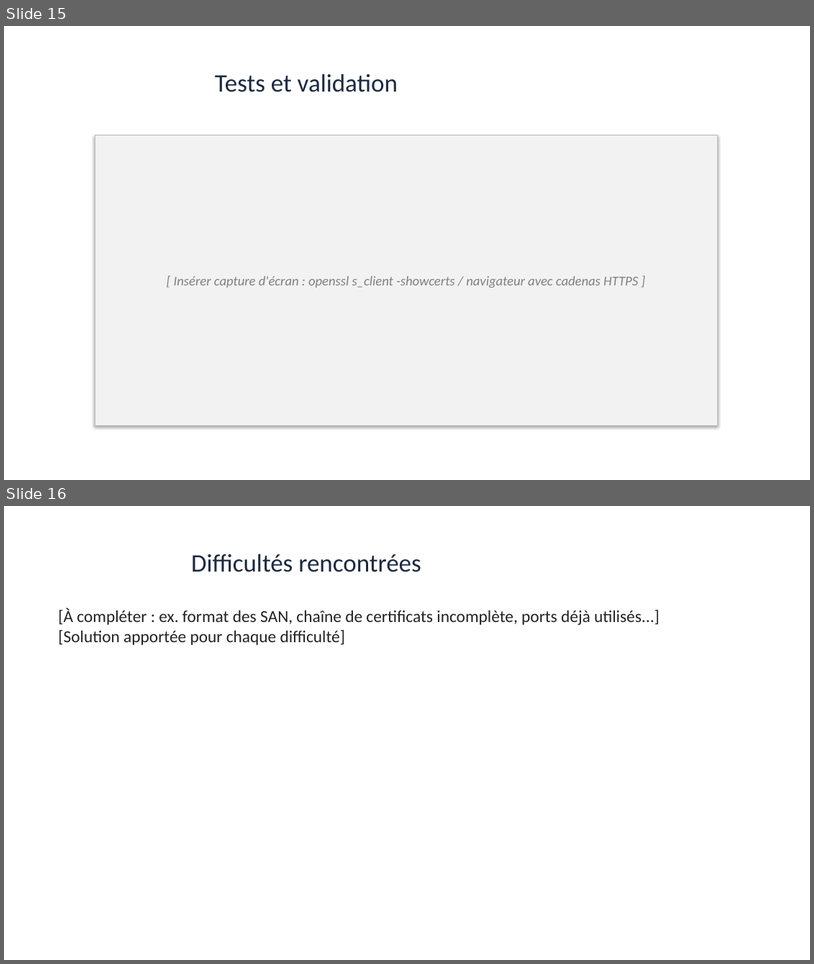
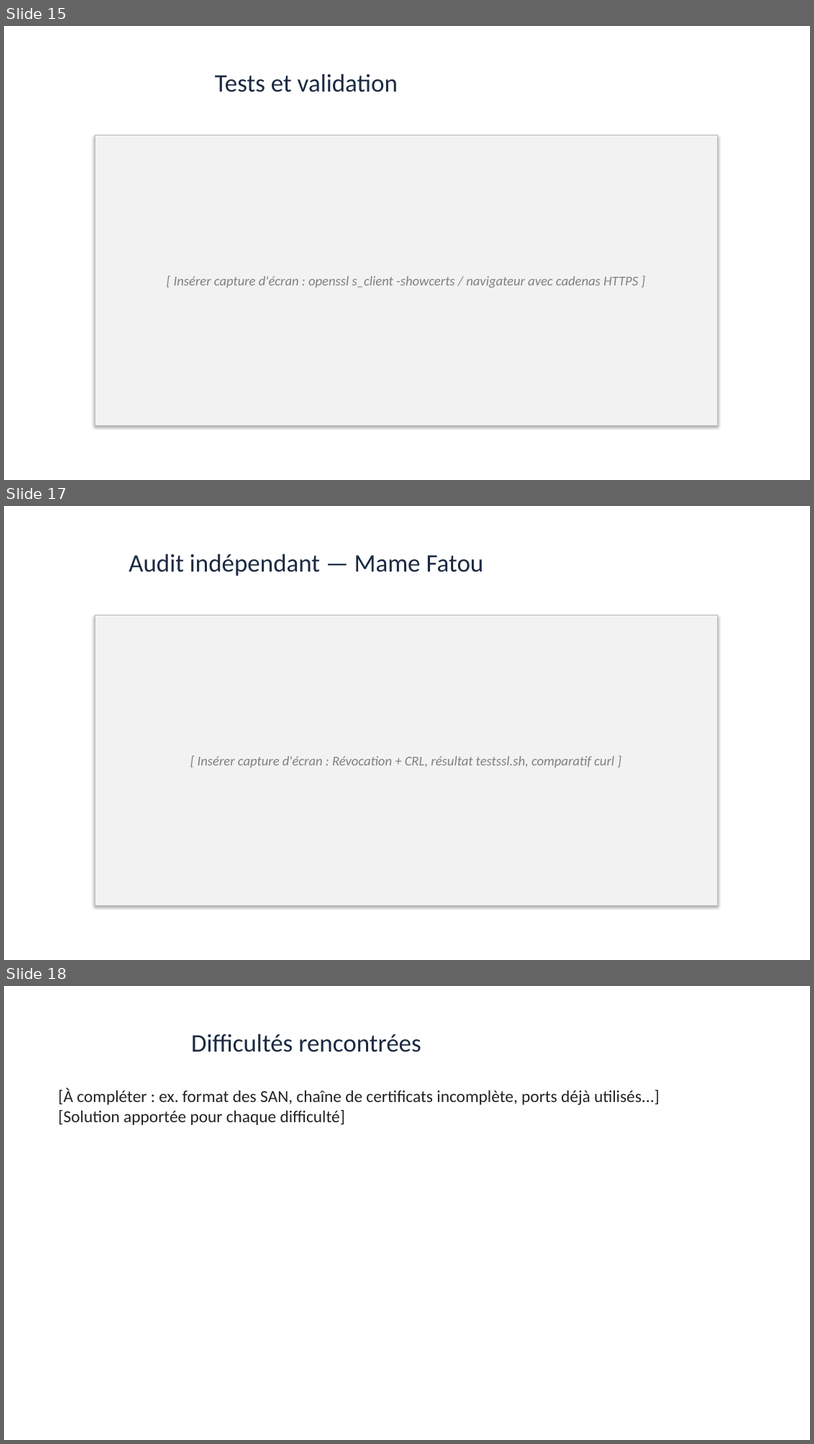
Before and after one commit to benzenepc-dev/Crypto_PKI, a slide deck: GROUPE-2/Presentation_PKI_EJBCA_GROUPE-2.pptx. Shown one above the other, each under a label of ours: slides 15 and 16 before the commit, slides 15, 17 and 18 after it; the slides between them are not shown. The pictures are 814x964 and 814x1444 pixels, drawn with LibreOffice and Linux fonts; fonts in the diff are those of the drawing. Boxes give left, top, right and bottom in pixels: in the first picture for what was removed or moved away, otherwise in the second. Text is boxed around its words. In the diff, an @@ line names an element or a change of style, - is before the commit and + after.

Commit message:
Rebalance workload: give Mame Fatou substantial hands-on tasks
She now owns: certificate revocation/CRL demo in EJBCA, independent TLS
security audit (testssl.sh/nmap), and the private-vs-public CA
comparison, in addition to compiling the final report/PPT and video.
Ahmad and Papa each write their own report section instead of dumping
all documentation on Mame Fatou.

```diff
--- a/GROUPE-2/Presentation_PKI_EJBCA_GROUPE-2.pptx
+++ b/GROUPE-2/Presentation_PKI_EJBCA_GROUPE-2.pptx
@@ slide 17 added at (4, 506, 810, 960), background #FFFFFF @@
@@ title added at (129, 554, 484, 576), 30 pt, text #1B2A41 @@
+Audit indépendant — Mame Fatou
@@ rectangle added at (95, 615, 718, 906), fill #F2F2F2, outline #BBBBBB 0.75 pt, 16 pt, text #808080, italic @@
+[ Insérer capture d'écran : Révocation + CRL, résultat testssl.sh, comparatif curl ]
@@ what was slide 16 is now slide 18 @@
```
Also in this commit, not shown: 1 slide changed, 1 other slide added, 3 other files.
